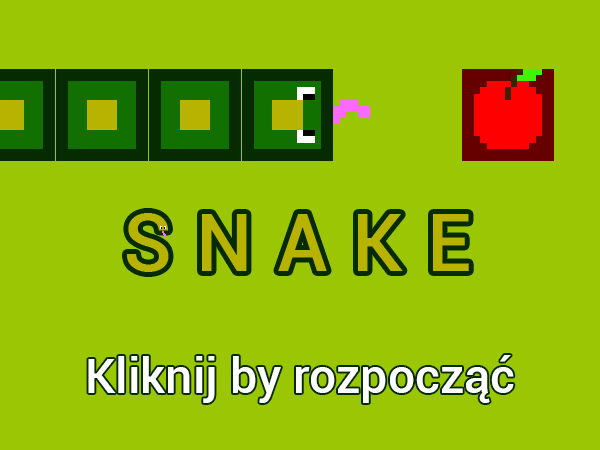
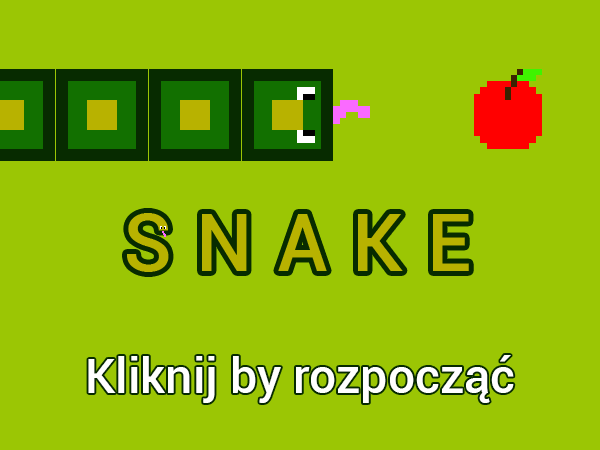
Layers edited between the first and the second 600 x 450 image:
painted on "Warstwa 11" over [462, 69, 554, 161]
